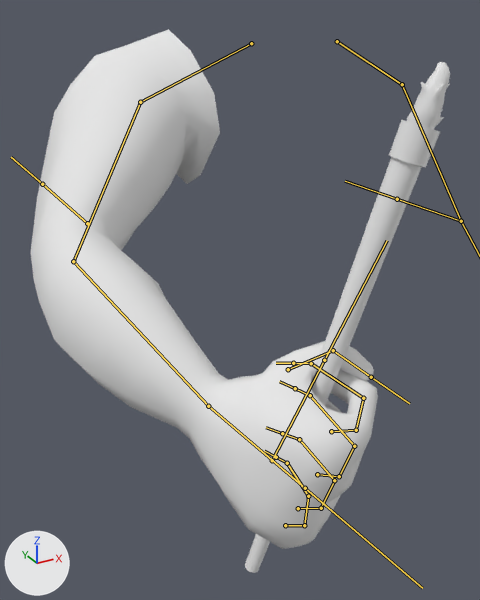
One commit to the FBX model Assets/Art/Models/BracoR.fbx: the scene before it, then after it.
Both versions are drawn from a 50 mm camera at (-6.5, -10.1, 18.58) aimed at (-2.68, -3.17, 15.11). Every picture has the same lights, and +X, +Y and +Z are marked at lower left. Both versions are drawn at frame 95 of the action 'Armature|Idle'; the numbers are the values there. The bones that bend it are drawn over the model as lines.

Names of what the first picture shows: 'Braco_R', 'PincelModel'.
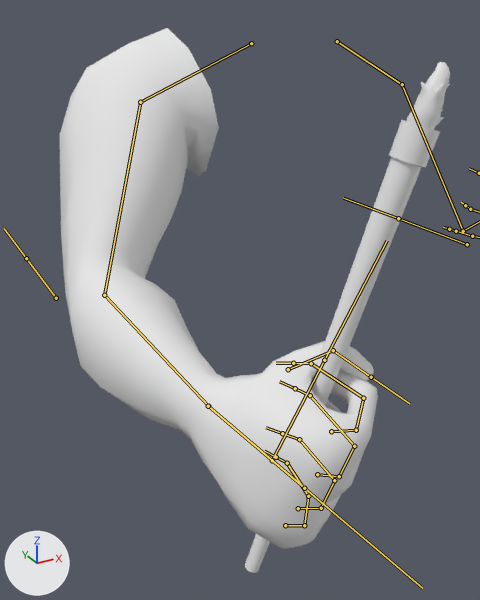
What differs and where, as boxes (x1, y1, x2, y2) in the pictures (480 x 600 px):
'Braco_R', posed (8% narrower)
    before: (31, 29, 378, 549)
    after: (60, 28, 378, 549)
bone 'UperArm_R', root to tip
    before: (140, 102) to (73, 261)
    after: (140, 102) to (104, 295)
bone 'LowerArm_R', root to tip
    before: (73, 261) to (208, 406)
    after: (104, 295) to (208, 406)

The edits, one by one:
Bone 'UperArm_R' (bone_uperarm_r) turns from (-24, 3, 33) to (-27, 7, 18) degrees about its own x, y and z.
Bone 'LowerArm_R' (bone_lowerarm_r) turns from (-28, -2, -11) to (-28, 2, 7) degrees about its own x, y and z.
Bone 'Hand_R' (bone_hand_r) turns from (-10, 8, 5) to (-5, -3, -10) degrees about its own x, y and z.
